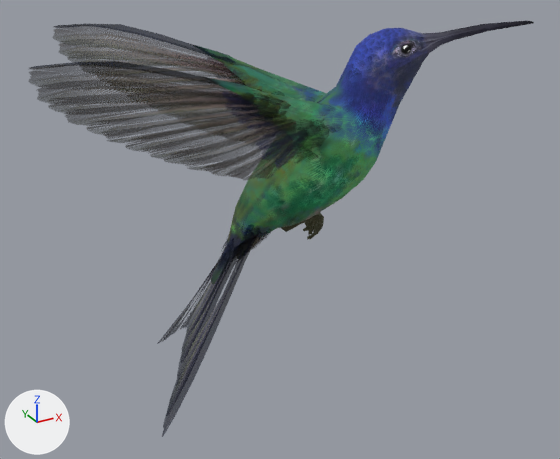
What one commit did to the glTF model models/zumb.glb.
Both versions are drawn from a 50 mm lens placed at (-1.66, -2.84, 2.01), pointed at (-0.05, 0.08, 0.55). The lights are fixed; the arrows at lower left show +X, +Y and +Z. Where no turn or scale is listed for an object, it has been applied to the vertices.

In view in the first picture: 'BODY_BODY_0', 'BODY_WINGS_0'.
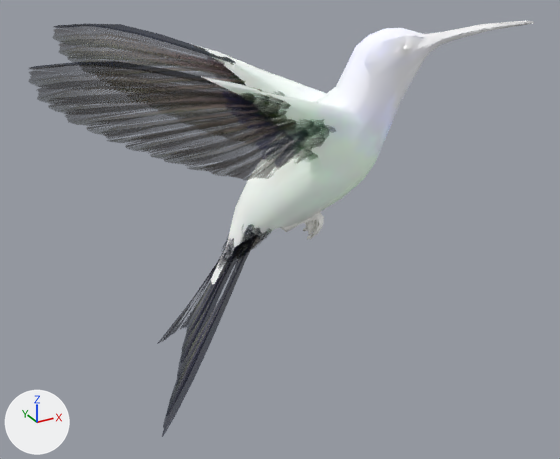
The newer file is also rescaled (x2.875), turned or shifted as a whole; pictures and numbers use the older file's frame.

Diff of the bpy script that builds the scene:
```diff
--- a/models/zumb.glb.py
+++ b/models/zumb.glb.py
@@ mat_body @@
 n0 = _N.new('ShaderNodeBsdfPrincipled'); n0.name = 'Principled BSDF'
+n0.inputs[0].default_value = (1.0, 1.0, 1.0, 1.0)  # 'Base Color', white #ffffff
 n0.inputs[2].default_value = 1.0  # 'Roughness'
@@ mat_body @@
 n2.image = img_image_0
-n3 = _N.new('ShaderNodeTexImage'); n3.name = 'Image Texture.001'
-n3.image = img_image_0
 _L.new(n0.outputs[0], n1.inputs[0])  # 'BSDF' to 'Surface'
 _L.new(n2.outputs[0], n0.inputs[27])  # 'Color' to 'Emission Color'
-_L.new(n3.outputs[0], n0.inputs[0])  # 'Color' to 'Base Color'
```

Changed parts and their boxes (x1, y1, x2, y2) in the pictures (560 x 459 px):
'BODY_BODY_0', surface changed: (192, 21, 534, 284) in both
